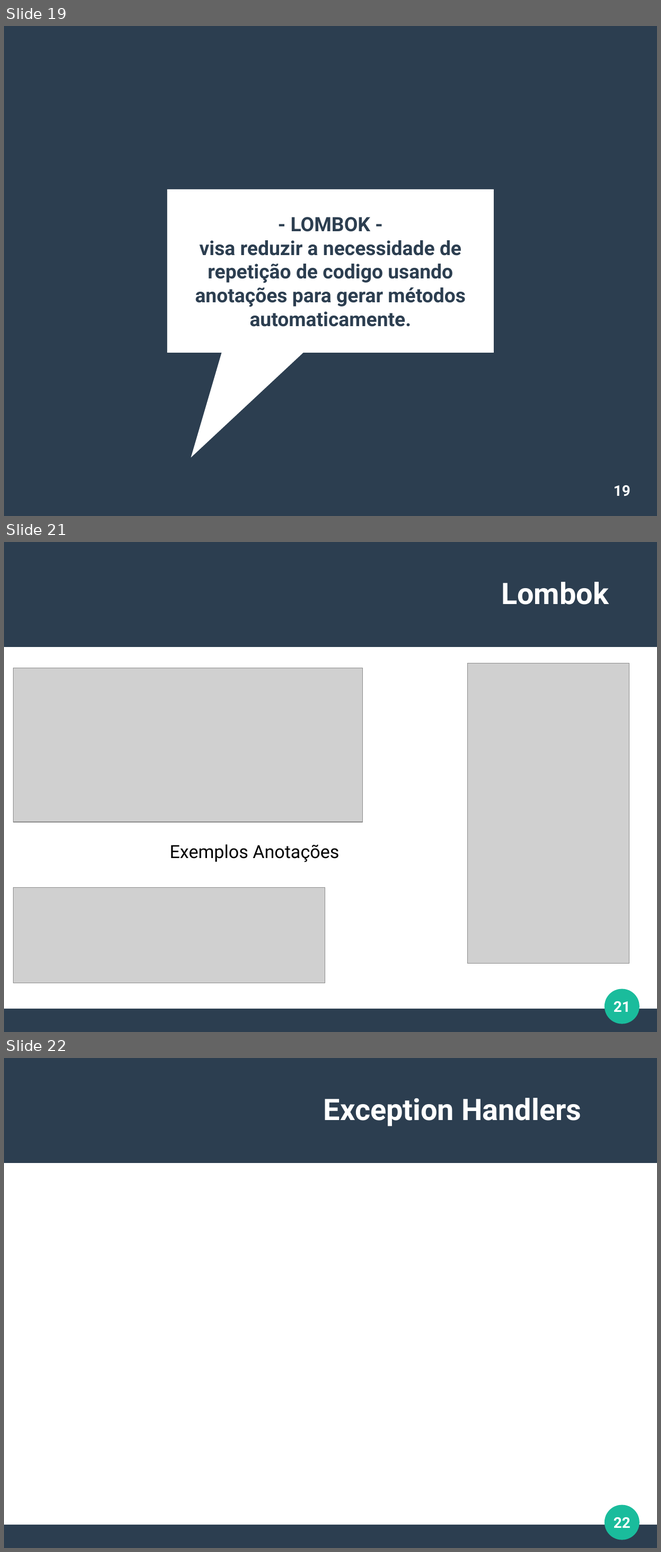
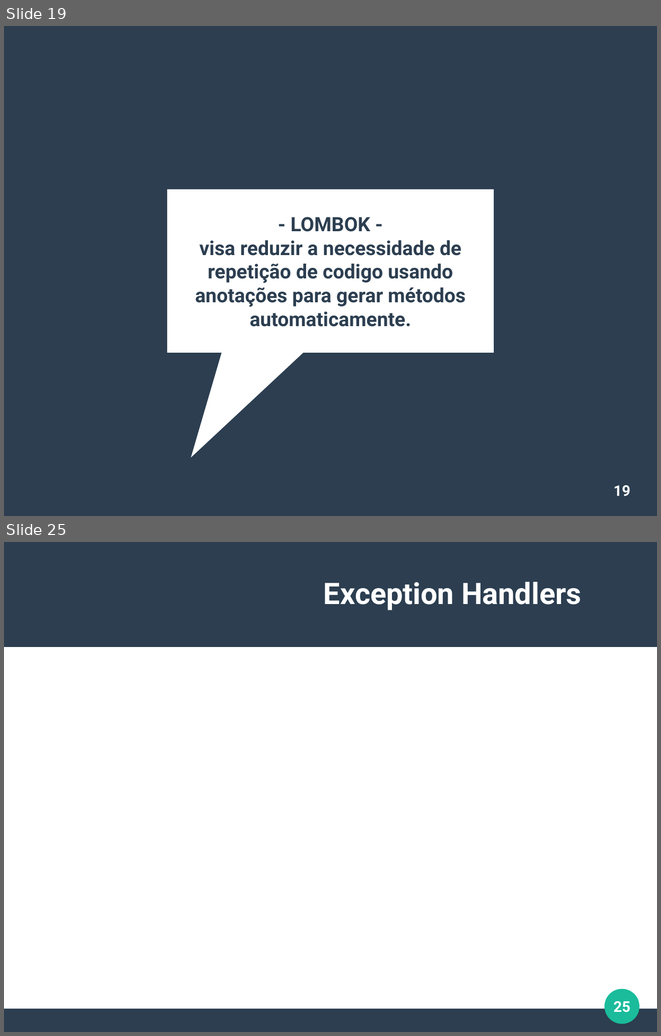
Before and after one commit to viniciusFortti/test, a slide deck: Apresentação/QuartaApresentacaoSpring.odp. Shown one above the other, each under a label of ours: slides 19, 21 and 22 before the commit, slides 19 and 25 after it; the slides between them are not shown. The pictures are 661x1552 and 661x1036 pixels, drawn with LibreOffice and Linux fonts; fonts in the diff are those of the drawing; grey boxes stand for pictures. Boxes give left, top, right and bottom in pixels: in the first picture for what was removed or moved away, otherwise in the second. Text is boxed around its words. In the diff, an @@ line names an element or a change of style, - is before the commit and + after.

```diff
--- a/Apresentação/QuartaApresentacaoSpring.odp
+++ b/Apresentação/QuartaApresentacaoSpring.odp
@@ slide 21 removed at [4,542,657,1032], background #FFFFFF; not listed: 3 template elements that a slide beside it also shows @@
@@ title removed at [501,582,609,605] @@
-Lombok
@@ picture removed at [14,668,362,822] @@
@@ picture removed at [467,663,629,963] @@
@@ text removed at [170,844,339,862] @@
-Exemplos Anotações
@@ picture removed at [14,888,325,983] @@
@@ page number removed at [614,1001,630,1012] @@
-21
@@ what was slide 22 is now slide 25 @@
@@ page number at [614,1001,630,1012]: text changed @@
-22
+25
```
Also in this commit, not shown: 3 slides added, 1 other slide removed, 32 other files.
